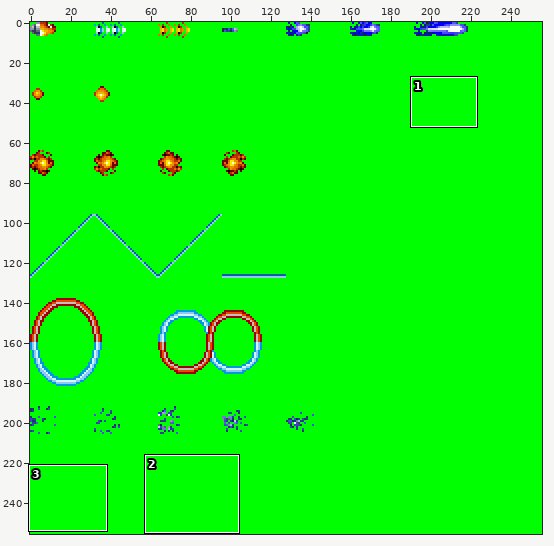
One commit to this sprite sheet: assets/Resources/images/Projectiles/projectiles.png. Above, an overview of the earlier version with the close-up marked.
Close-up. Old version:
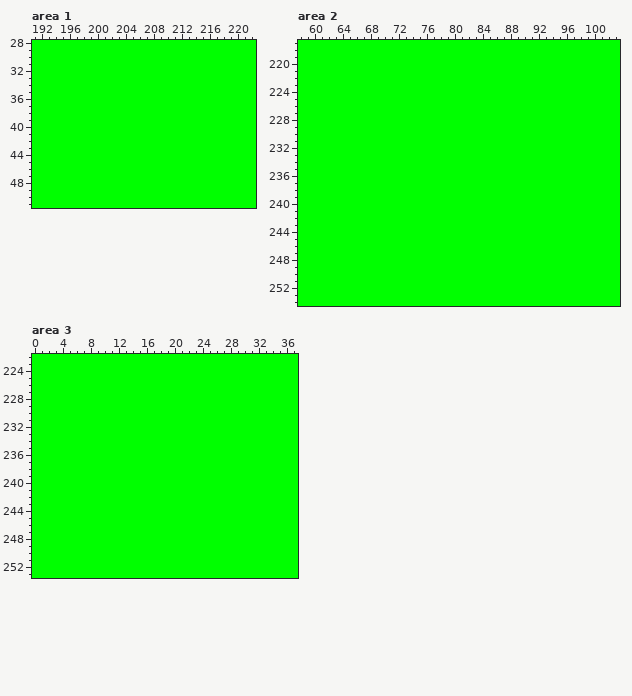
The file is 256x256 pixels. Colours within 5 levels of each other are drawn and written as one. Shown: area 1: x 191..222, y 28..51; area 2: x 58..103, y 217..254; area 3: x 0..37, y 222..253.
Once edited:
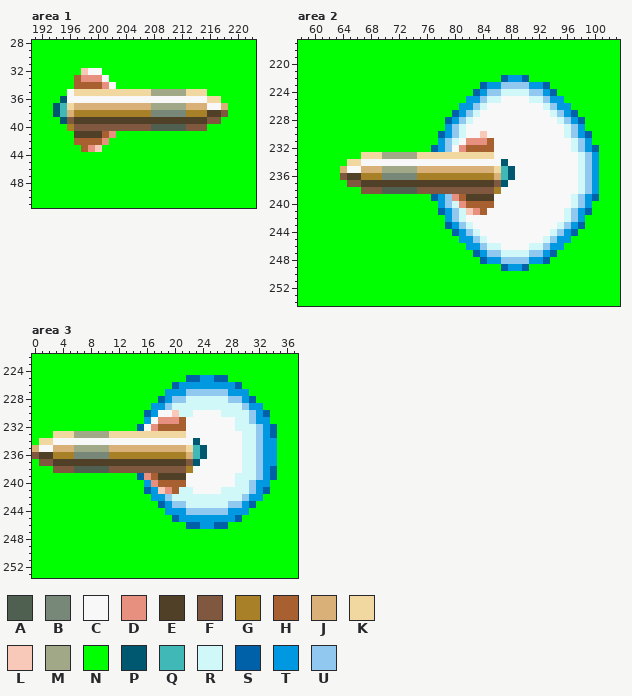
Palette (. is transparent): A #506050  B #788878  C #f8f8f8  D #e89080  E #504028  F #805840  G #a88028  H #a86030  J #d8b078  K #f0d8a0  L #f8c8b8  M #a0a888  N #00ff00  P #005870  Q #40b8b8  R #d0f8f8  S #0060a8  T #0098e0  U #90c8f0
Change:
Changed rows in their new state; - is an unchanged pixel.
Area 1:
first column x 194:
32 ----LCC------------------
33 ---HDDDC-----------------
34 ---HHHHDC----------------
35 --CKKKKKKKKKKKMMMMMKKK---
36 -PCCCCCCCCCCCCCCCCCCCCKK-
37 PQKJJJJJJJJJJJMMMMMJJJCCJ
38 PQJGGGGGGGGGGGBBBBBGGGEEF
39 -PFEEEEEEEEEEEEEEEEEEEFF-
40 --GFFFFFFFFFFFAAAAAFFF---
41 ---EEEEHD----------------
42 ---HHHHD-----------------
43 ----HDL------------------
Area 2:
first column x 64:
222 -----------------------STTS----------
223 --------------------STTUUUUTTS-------
224 -------------------STUURRRRUUTS------
225 ------------------TTURRCCCCRRUTT-----
226 -----------------TTURCCCCCCCCRUTT----
227 ----------------STURCCCCCCCCCCRUTS---
228 ---------------STURCCCCCCCCCCCCRUTS--
229 ---------------TURCCCCCCCCCCCCCCRUT--
230 --------------STURCCLCCCCCCCCCCCRUTS-
231 --------------TURCDDDHCCCCCCCCCCCRUT-
232 -------------STUCDHHHHCCCCCCCCCCCRUTS
233 ---KKKMMMMMKKKKKKKKKKKCCCCCCCCCCCCRUT
234 -KKCCCCCCCCCCCCCCCCCCCCPCCCCCCCCCCRUT
235 JCCJJJMMMMMJJJJJJJJJJJKQPCCCCCCCCCRUT
236 FEEGGGBBBBBGGGGGGGGGGGJQPCCCCCCCCCRUT
237 -FFEEEEEEEEEEEEEEEEEEEFPCCCCCCCCCCRUT
238 ---FFFAAAAAFFFFFFFFFFFGCCCCCCCCCCCRUT
239 -------------STUDHEEEECCCCCCCCCCCRUTS
240 --------------TURDHHHHCCCCCCCCCCCRUT-
241 --------------STURLDHCCCCCCCCCCCRUTS-
242 ---------------TURCCCCCCCCCCCCCCRUT--
243 ---------------STURCCCCCCCCCCCCRUTS--
244 ----------------STURCCCCCCCCCCRUTS---
245 -----------------TTURCCCCCCCCRUTT----
246 ------------------TTURRCCCCRRUTT-----
247 -------------------STUURRRRUUTS------
248 --------------------STTUUUUTTS-------
249 -----------------------STTS----------
Area 3:
first column x 0:
225 ----------------------SSTTSS-------
226 --------------------STTTTTTTTS-----
227 -------------------TTTUUUUUUTTT----
228 ------------------STUURRRRRRUUTS---
229 -----------------TTURRRRRRRRRRUTT--
230 ----------------STCCLRRCCCCRRRRUTS-
231 ----------------TCDDDHCCCCCCCRRUTT-
232 ---------------SCDHHHHCCCCCCCRRRUTS
233 ---KKKMMMMMKKKKKKKKKKKCCCCCCCCRRUTS
234 -KKCCCCCCCCCCCCCCCCCCCCPCCCCCCRRUTT
235 JCCJJJMMMMMJJJJJJJJJJJKQPCCCCCRRUTT
236 FEEGGGBBBBBGGGGGGGGGGGJQPCCCCCRRUTT
237 -FFEEEEEEEEEEEEEEEEEEEFPCCCCCCRRUTT
238 ---FFFAAAAAFFFFFFFFFFFGCCCCCCCRRUTS
239 ---------------SDHEEEECCCCCCCRRRUTS
240 ----------------TDHHHHCCCCCCCRRUTT-
241 ----------------STLDHRRCCCCRRRRUTS-
242 -----------------TTURRRRRRRRRRUTT--
243 ------------------STUURRRRRRUUTS---
244 -------------------TTTUUUUUUTTT----
245 --------------------STTTTTTTTS-----
246 ----------------------SSTTSS-------
Pixel boxes of the changes (left, top, right, bottom) in both close-ups:
changed: (53, 68, 228, 152)
changed: (340, 75, 599, 271)
changed: (32, 375, 277, 529)
